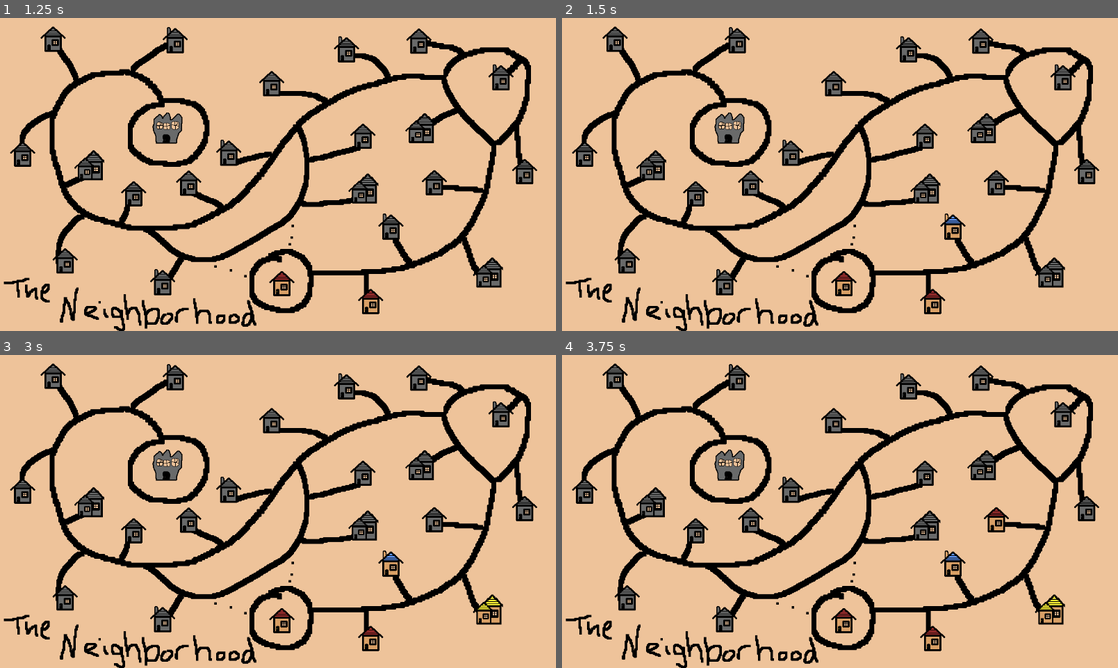
Above: before the commit, frames 1-4 (two rows, left to right).
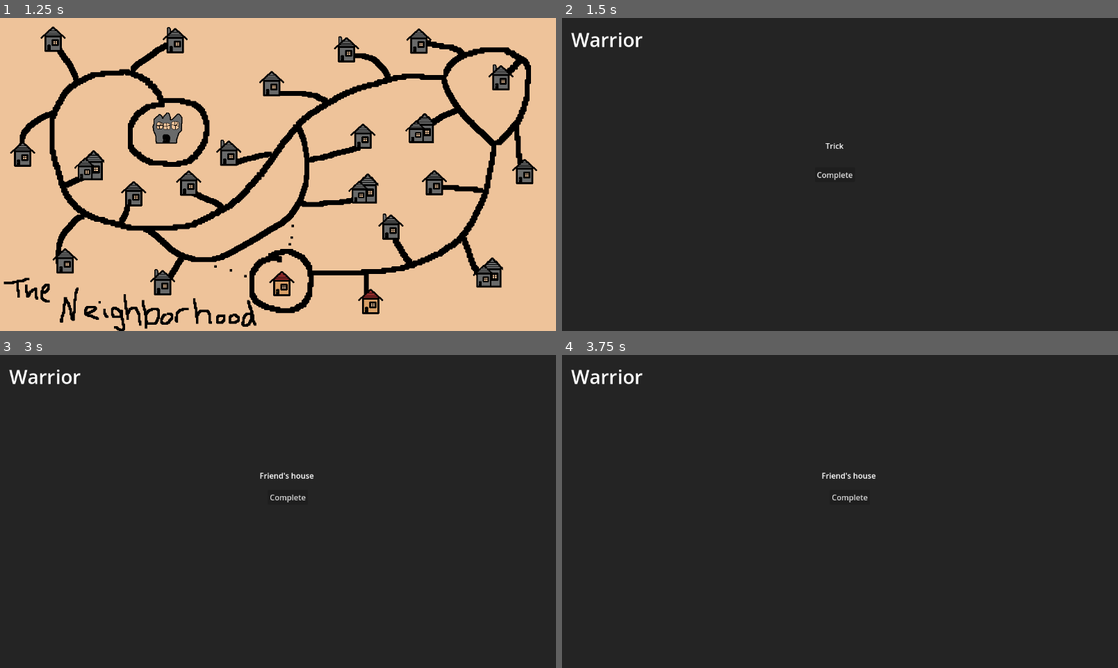
Above: after the commit, the same moments.

Repository: tanner21/trick-or-treat-roguelike
Game: Godot game, scene res://main.tscn
Same seed, same stepped clock (60 frames per second), same inputs: the game is played once before the commit and once after it.
Inputs (mouse positions are in pixels of both pictures, inside the frame that each line leads up to):
- Up to frame 1 (1.25 s): click "Warrior" at 0.5 s
- Up to frame 2 (1.5 s): click (934, 299) at 1.25 s
- Up to frame 3 (3 s): click (272, 511) at 2 s, where only the run after the commit has a clickable "Complete"; click (389, 561) at 2.75 s
- Up to frame 4 (3.75 s): click (1051, 608) at 3.52 s

Frame 1 is identical in both runs. In frame 2, 99% of the frame differs, in the area x 0-100%, y 0-100%; in frame 3, 99%; in frame 4, 99%.

Commit message:
add scenes for more stuff

Diff:
--- /dev/null
+++ b/boss.gd
@@ -0,0 +1,10 @@
+extends Node2D
+
+signal complete()
+
+func enable(state: GameState):
+	show()
+
+func _on_button_pressed() -> void:
+	hide()
+	complete.emit()
--- /dev/null
+++ b/boss.tscn
@@ -0,0 +1,22 @@
+[gd_scene load_steps=2 format=3 uid="uid://dktoxmunlu514"]
+
+[ext_resource type="Script" path="res://boss.gd" id="1_2rffr"]
+
+[node name="Boss" type="Node2D"]
+script = ExtResource("1_2rffr")
+
+[node name="Label" type="Label" parent="."]
+offset_left = 576.0
+offset_top = 236.0
+offset_right = 617.0
+offset_bottom = 259.0
+text = "Boss"
+
+[node name="Button" type="Button" parent="."]
+offset_left = 555.0
+offset_top = 279.0
+offset_right = 638.0
+offset_bottom = 310.0
+text = "Boss"
+
+[connection signal="pressed" from="Button" to="." method="_on_button_pressed"]
--- a/candy.gd
+++ b/candy.gd
@@ -16,45 +16,45 @@
 	name = Shared.get_candy_name(type) # this should update the node's name in the tree
 	candy_name = Shared.get_candy_name(type)
 
-func use(enemy: Enemy, player, all_enemies: Array[Enemy]):
+func use(target: Node, all_targets: Array[Node]):
 	# Eat the candy
 	var power = yum + Shared.get_multiplier_power(level)
 	match (level):
 		Level.FUN_SIZE, Level.REGULAR_SIZE:
-			enemy.eat(power)
+			target.eat(power)
 		Level.KING_SIZE:
-			enemy.eat(power)
-			var random_enemy = get_random_enemy(all_enemies, enemy)
+			target.eat(power)
+			var random_enemy = get_random_target(all_targets, target)
 			random_enemy.eat(power)
 		Level.PARTY_SIZE:
-			affect_all_enemies(all_enemies, power)
+			affect_all_enemies(all_targets, power)
 
 	# Apply candy special effect
 	match (type):
 		Candy.NOW_AND_LATER:
 			# Do damage again next turn
-			enemy.eat_again(power)
+			target.eat_again(power)
 		Candy.ROCK:
 			# Daze
-			enemy.daze()
+			target.daze()
 		Candy.GUMMY_BEARS:
-			player.protect()
+			target.protect()
 		Candy.NERDS_ROPE:
-			enemy.tie_up()
+			target.tie_up()
 		Candy.SWEDISH_FISH:
-			affect_all_enemies(all_enemies, power)
+			affect_all_enemies(all_targets, power)
 
 
-func affect_all_enemies(all_enemies, power):
-	for enemy in all_enemies:
-		enemy.eat(power)
+func affect_all_enemies(all_targets: Array[Node], power: int):
+	for target in all_targets:
+		target.eat(power)
 
-func get_random_enemy(all_enemies: Array[Enemy], enemy: Enemy) -> Enemy:
-	var valid_enemies = all_enemies.filter(func (maybe_enemy):
-		return maybe_enemy.id != enemy.id
+func get_random_target(all_targets: Array, target) -> Node2D:
+	var valid_targets = all_targets.filter(func (maybe_target):
+		return maybe_target.id != target.id
 	)
 
-	return valid_enemies.pick_random()
+	return valid_targets.pick_random()
 
 func level_up():
 	match level:
--- a/first_neighborhood.gd
+++ b/first_neighborhood.gd
@@ -1,6 +1,10 @@
 extends Node2D
 
 signal finish()
+signal house_selected()
+signal friends_house_selected()
+signal rich_house_selected()
+signal boss_selected()
 
 var houses_beaten: Dictionary = {}
 
@@ -16,6 +20,7 @@
 	if is_beat:
 		return
 
+	house_selected.emit()
 	$"House 2".disabled = false
 
 
@@ -24,6 +29,7 @@
 	if is_beat:
 		return
 
+	friends_house_selected.emit()
 	$"House 3".disabled = false
 
 
@@ -31,7 +37,7 @@
 	var is_beat = is_house_beaten('house_3')
 	if is_beat:
 		return
-
+	rich_house_selected.emit()
 	$"House 4".disabled = false
 
 
@@ -40,6 +46,7 @@
 	if is_beat:
 		return
 
+	house_selected.emit()
 	$"House 5".disabled = false
 	$"House 6".disabled = false
 
@@ -49,6 +56,7 @@
 	if is_beat:
 		return
 
+	house_selected.emit()
 	$"House 7".disabled = false
 
 	# disable other route
@@ -60,6 +68,7 @@
 	if is_beat:
 		return
 
+	rich_house_selected.emit()
 	$"House 9".disabled = false
 
 	# disable other route
@@ -71,6 +80,7 @@
 	if is_beat:
 		return
 
+	friends_house_selected.emit()
 	$"House 8".disabled = false
 
 
@@ -79,6 +89,7 @@
 	if is_beat:
 		return
 
+	house_selected.emit()
 	$"House 9".disabled = false
 
 
@@ -87,6 +98,7 @@
 	if is_beat:
 		return
 
+	friends_house_selected.emit()
 	$"House 10".disabled = false
 
 
@@ -95,6 +107,7 @@
 	if is_beat:
 		return
 
+	house_selected.emit()
 	$"House 11".disabled = false
 	$"House 13".disabled = false
 
@@ -104,6 +117,7 @@
 	if is_beat:
 		return
 
+	house_selected.emit()
 	$"House 12".disabled = false
 
 	# disable other route
@@ -115,6 +129,7 @@
 	if is_beat:
 		return
 
+	rich_house_selected.emit()
 	$"House 15".disabled = false
 
 
@@ -123,6 +138,7 @@
 	if is_beat:
 		return
 
+	friends_house_selected.emit()
 	$"House 14".disabled = false
 
 	# disable other route
@@ -134,6 +150,7 @@
 	if is_beat:
 		return
 
+	house_selected.emit()
 	$"House 16".disabled = false
 
 
@@ -142,6 +159,7 @@
 	if is_beat:
 		return
 
+	friends_house_selected.emit()
 	$"House 16".disabled = false
 
 
@@ -150,6 +168,7 @@
 	if is_beat:
 		return
 
+	house_selected.emit()
 	$"House 17".disabled = false
 
 
@@ -158,6 +177,7 @@
 	if is_beat:
 		return
 
+	house_selected.emit()
 	$"House 18".disabled = false
 
 
@@ -166,6 +186,7 @@
 	if is_beat:
 		return
 
+	rich_house_selected.emit()
 	$"House 19".disabled = false
 
 func _on_house_19_pressed() -> void:
@@ -173,6 +194,7 @@
 	if is_beat:
 		return
 
+	house_selected.emit()
 	$"House 20".disabled = false
 
 
@@ -181,6 +203,7 @@
 	if is_beat:
 		return
 
+	house_selected.emit()
 	$"House 21".disabled = false
 
 
@@ -189,10 +212,12 @@
 	if is_beat:
 		return
 
+	friends_house_selected.emit()
 	$"Boss House".disabled = false
 
 
 func _on_boss_house_pressed() -> void:
+	boss_selected.emit()
 	finish.emit()
 
 const DONT_DISABLE_CHILDREN = ['Home', 'House 1', 'Map']
--- /dev/null
+++ b/friends_house.gd
@@ -0,0 +1,10 @@
+extends Node2D
+
+signal complete()
+
+func enable(state: GameState):
+	show()
+
+func _on_button_pressed() -> void:
+	hide()
+	complete.emit()
--- /dev/null
+++ b/friends_house.tscn
@@ -0,0 +1,23 @@
+[gd_scene load_steps=2 format=3 uid="uid://byfx5xfyxhh3b"]
+
+[ext_resource type="Script" path="res://friends_house.gd" id="1_n13e4"]
+
+[node name="FriendsHouse" type="Node2D"]
+script = ExtResource("1_n13e4")
+
+[node name="Label" type="Label" parent="."]
+offset_left = 538.0
+offset_top = 238.0
+offset_right = 651.0
+offset_bottom = 261.0
+text = "Friend's house"
+
+[node name="Button" type="Button" parent="."]
+offset_left = 555.0
+offset_top = 279.0
+offset_right = 638.0
+offset_bottom = 310.0
+text = "Complete
+"
+
+[connection signal="pressed" from="Button" to="." method="_on_button_pressed"]
--- a/game_state.gd
+++ b/game_state.gd
@@ -9,7 +9,34 @@
 
 func _init(state) -> void:
 	character = state["character"]
-	var first_candy = Shared.get_random_candy()
-	var second_candy = Shared.get_random_candy()
-	basket.push_back(first_candy)
-	basket.push_back(second_candy)
+
+	# 4 x 4 x 2
+	# 4 Fun sized Crunch x 4 Fun sized Fruit Gummies x 2 Fun sized Special based on class
+	var crunch_bar = Shared.get_candy(Shared.Candy.CRUNCH)
+	var fruit_gummy = Shared.get_candy(Shared.Candy.FRUIT_GUMMIES)
+
+	for i in 4:
+		basket.push_back(crunch_bar)
+
+	for i in 4:
+		basket.push_back(fruit_gummy)
+
+	match character:
+		Shared.Characters.WARRIOR:
+			# Warrior (Michelanglo - TMNT)
+			# Special - Rock
+			var rock = Shared.get_candy(Shared.Candy.ROCK)
+			basket.push_back(rock)
+			basket.push_back(rock)
+		Shared.Characters.WIZARD:
+			# Wizard (Scorpian - Mortal Kombat)
+			# Special - Now and Later
+			var now_and_later = Shared.get_candy(Shared.Candy.NOW_AND_LATER)
+			basket.push_back(now_and_later)
+			basket.push_back(now_and_later)
+		Shared.Characters.WITCH:
+			# Witch (Care bear)
+			# Special - Gummy bears
+			var gummy_bears = Shared.get_candy(Shared.Candy.GUMMY_BEARS)
+			basket.push_back(gummy_bears)
+			basket.push_back(gummy_bears)
--- a/main.gd
+++ b/main.gd
@@ -16,3 +16,37 @@
 
 func _on_finish_start_over() -> void:
 	$Start.show()
+
+# House complete
+func _on_trick_complete() -> void:
+	$"First Neighborhood".show()
+
+
+func _on_treat_complete() -> void:
+	$"First Neighborhood".show()
+
+
+func _on_friends_house_complete() -> void:
+	$"First Neighborhood".show()
+
+
+func _on_boss_complete() -> void:
+	$"First Neighborhood".show()
+
+# House selected
+func _on_first_neighborhood_house_selected() -> void:
+	$Trick.enable(state, Shared.HOUSE_TYPE.NORMAL)
+	$"First Neighborhood".hide()
+
+
+func _on_first_neighborhood_rich_house_selected() -> void:
+	$Treat.enable(state, Shared.HOUSE_TYPE.RICH)
+	$"First Neighborhood".hide()
+
+func _on_first_neighborhood_friends_house_selected() -> void:
+	$FriendsHouse.enable(state)
+	$"First Neighborhood".hide()
+
+func _on_first_neighborhood_boss_selected() -> void:
+	$Boss.enable(state)
+	$"First Neighborhood".hide()
--- a/main.tscn
+++ b/main.tscn
@@ -1,9 +1,13 @@
-[gd_scene load_steps=5 format=3 uid="uid://dwse3p47iejxf"]
+[gd_scene load_steps=9 format=3 uid="uid://dwse3p47iejxf"]
 
 [ext_resource type="Script" path="res://main.gd" id="1_jh07u"]
 [ext_resource type="PackedScene" uid="uid://sor8vi6v7mmo" path="res://start.tscn" id="2_dr4qm"]
 [ext_resource type="PackedScene" uid="uid://3h0813qf2kmu" path="res://first_neighborhood.tscn" id="3_vvfwp"]
 [ext_resource type="PackedScene" uid="uid://mckyglko4hwu" path="res://finish.tscn" id="4_nict8"]
+[ext_resource type="PackedScene" uid="uid://dq0xeb67ygqvi" path="res://trick.tscn" id="5_s57jd"]
+[ext_resource type="PackedScene" uid="uid://cxki5fuuoo7pv" path="res://treat.tscn" id="6_4q1jd"]
+[ext_resource type="PackedScene" uid="uid://byfx5xfyxhh3b" path="res://friends_house.tscn" id="7_s635j"]
+[ext_resource type="PackedScene" uid="uid://dktoxmunlu514" path="res://boss.tscn" id="8_rgo3n"]
 
 [node name="Main" type="Node2D"]
 script = ExtResource("1_jh07u")
@@ -22,6 +26,26 @@
 
 [node name="Finish" parent="." instance=ExtResource("4_nict8")]
 
+[node name="Trick" parent="." instance=ExtResource("5_s57jd")]
+visible = false
+
+[node name="Treat" parent="." instance=ExtResource("6_4q1jd")]
+visible = false
+
+[node name="FriendsHouse" parent="." instance=ExtResource("7_s635j")]
+visible = false
+
+[node name="Boss" parent="." instance=ExtResource("8_rgo3n")]
+visible = false
+
 [connection signal="character_select" from="Start" to="." method="_on_start_character_select"]
+[connection signal="boss_selected" from="First Neighborhood" to="." method="_on_first_neighborhood_boss_selected"]
 [connection signal="finish" from="First Neighborhood" to="." method="_on_first_neighborhood_finish"]
+[connection signal="friends_house_selected" from="First Neighborhood" to="." method="_on_first_neighborhood_friends_house_selected"]
+[connection signal="house_selected" from="First Neighborhood" to="." method="_on_first_neighborhood_house_selected"]
+[connection signal="rich_house_selected" from="First Neighborhood" to="." method="_on_first_neighborhood_rich_house_selected"]
 [connection signal="start_over" from="Finish" to="." method="_on_finish_start_over"]
+[connection signal="complete" from="Trick" to="." method="_on_trick_complete"]
+[connection signal="complete" from="Treat" to="." method="_on_treat_complete"]
+[connection signal="complete" from="FriendsHouse" to="." method="_on_friends_house_complete"]
+[connection signal="complete" from="Boss" to="." method="_on_boss_complete"]
--- a/shared.gd
+++ b/shared.gd
@@ -1,4 +1,6 @@
 extends Node
+
+### Characters #################################################################
 
 enum Characters {
 	WARRIOR, WIZARD, WITCH
@@ -13,6 +15,7 @@
 		Characters.WITCH:
 			return 'Witch'
 
+### Candy ######################################################################
 
 enum Candy {
 	# Unhealthy
@@ -28,11 +31,11 @@
 	HEATH, # -3
 	FRUIT_GUMMIES, # -2
 	# Special
-	ROCK, # Damage and daze someone for a turn
-	NOW_AND_LATER, # Damage and attack again next turn
+	ROCK, # 5 Damage and daze someone for a turn
+	NOW_AND_LATER, # 4 Damage and attack again next turn
+	SWEDISH_FISH, # 3 Damage all enemies
 	GUMMY_BEARS, # Takes damage for you next turn
 	NERDS_ROPE, # Tie up someone for next turn
-	SWEDISH_FISH # Damage all enemies
 }
 
 var candy_names = {
@@ -54,22 +57,6 @@
 	Candy.GUMMY_BEARS: "GUMMY BEARS",
 	Candy.NERDS_ROPE: "NERDS ROPE",
 	Candy.SWEDISH_FISH: "SWEDISH FISH",
-
-	#Candy.SNICKERS: "SNICKERS",
-	#Candy.M_AND_MS: "M&Ms",
-	#Candy.KITKAT: "KITKAT",
-	#Candy.MILKY_WAY: "MILKY WAY",
-	#Candy.HERSHEY_KISS: "HERSHEY KISS",
-	#Candy.SOUR_PATCH_KIDS: "SOUR PATCH KIDS",
-	#Candy.JOLLY_RANCHERS: "JOLLY RANCHERS",
-	#Candy.LOLLIPOPS: "LOLLIPOPS",
-	#Candy.RING_POPS: "RING POPS",
-	#Candy.LEMONHEADS: "LEMONHEADS",
-	#Candy.ATOMIC_FIREBALLS: "ATOMIC FIREBALLS",
-	#Candy.STARBURST: "STARBURST",
-	#Candy.SKITTLES: "SKITTLES",
-	#Candy.CANDY_CORN: "CANDY CORN",
-	#Candy.JELLY_BEANS: "JELLY BEANS",
 }
 
 func get_candy_name(candy: Candy):
@@ -80,10 +67,10 @@
 }
 
 var candy_level_multiplier = {
-	CandyLevel.FUN_SIZE: 1,
+	CandyLevel.FUN_SIZE: 0,
 	CandyLevel.REGULAR_SIZE: 2,
 	CandyLevel.KING_SIZE: 3, # Also hits random enemy
-	CandyLevel.PARTY_SIZE: 3 # Does damage to all enemies
+	CandyLevel.PARTY_SIZE: 3 # Also hits two extra random enemies
 }
 
 func get_multiplier_power(level: CandyLevel) -> int:
@@ -132,3 +119,10 @@
 	var enum_size = Candy.size()
 	var random_index = int(randf() * enum_size)  # randf() gives a float in the range [0.0, 1.0)
 	return get_candy(random_index)
+
+### House ######################################################################
+
+enum HOUSE_TYPE {
+	NORMAL,
+	RICH
+}
--- /dev/null
+++ b/treat.gd
@@ -0,0 +1,10 @@
+extends Node2D
+
+signal complete()
+
+func enable(state: GameState, type: Shared.HOUSE_TYPE):
+	show()
+
+func _on_button_pressed() -> void:
+	hide()
+	complete.emit()
--- /dev/null
+++ b/treat.tscn
@@ -0,0 +1,23 @@
+[gd_scene load_steps=2 format=3 uid="uid://cxki5fuuoo7pv"]
+
+[ext_resource type="Script" path="res://treat.gd" id="1_3kgx8"]
+
+[node name="Treat" type="Node2D"]
+script = ExtResource("1_3kgx8")
+
+[node name="Label" type="Label" parent="."]
+offset_left = 576.0
+offset_top = 236.0
+offset_right = 617.0
+offset_bottom = 259.0
+text = "Treat"
+
+[node name="Button" type="Button" parent="."]
+offset_left = 555.0
+offset_top = 279.0
+offset_right = 638.0
+offset_bottom = 310.0
+text = "Complete
+"
+
+[connection signal="pressed" from="Button" to="." method="_on_button_pressed"]
--- /dev/null
+++ b/trick.gd
@@ -0,0 +1,11 @@
+extends Node2D
+
+signal complete()
+signal hello()
+
+func enable(state: GameState, type: Shared.HOUSE_TYPE):
+	show()
+
+func _on_button_pressed() -> void:
+	hide()
+	complete.emit()
--- /dev/null
+++ b/trick.tscn
@@ -0,0 +1,22 @@
+[gd_scene load_steps=2 format=3 uid="uid://dq0xeb67ygqvi"]
+
+[ext_resource type="Script" path="res://trick.gd" id="1_3sljv"]
+
+[node name="Trick" type="Node2D"]
+script = ExtResource("1_3sljv")
+
+[node name="Label" type="Label" parent="."]
+offset_left = 546.0
+offset_top = 253.0
+offset_right = 587.0
+offset_bottom = 278.0
+text = "Trick"
+
+[node name="Button" type="Button" parent="."]
+offset_left = 524.0
+offset_top = 309.0
+offset_right = 607.0
+offset_bottom = 340.0
+text = "Complete"
+
+[connection signal="pressed" from="Button" to="." method="_on_button_pressed"]
